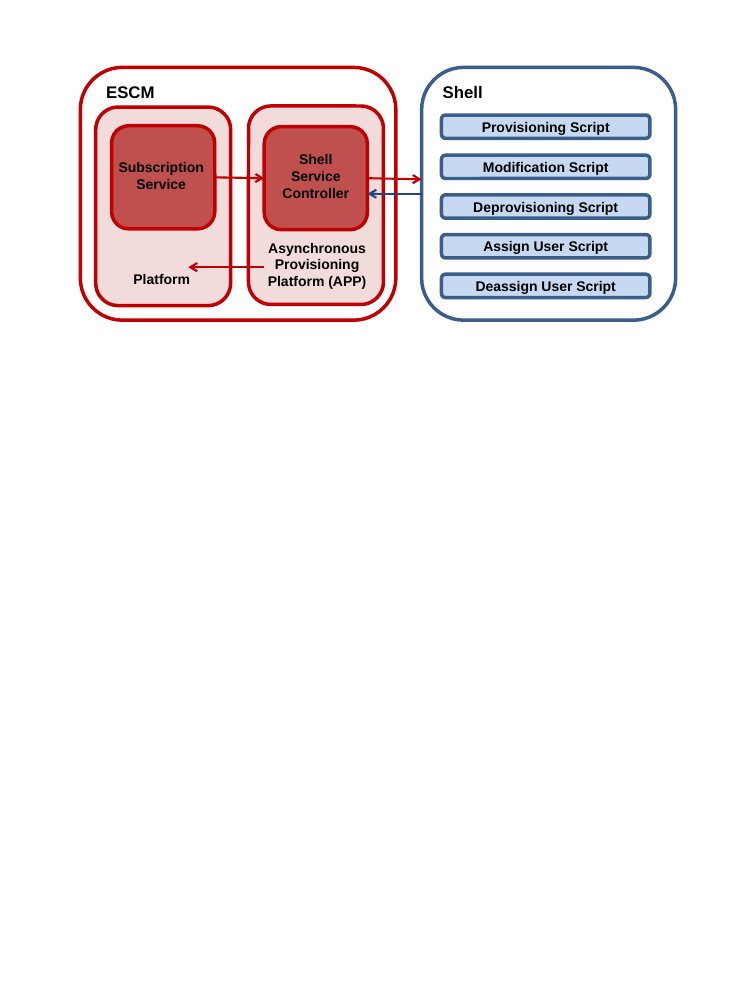
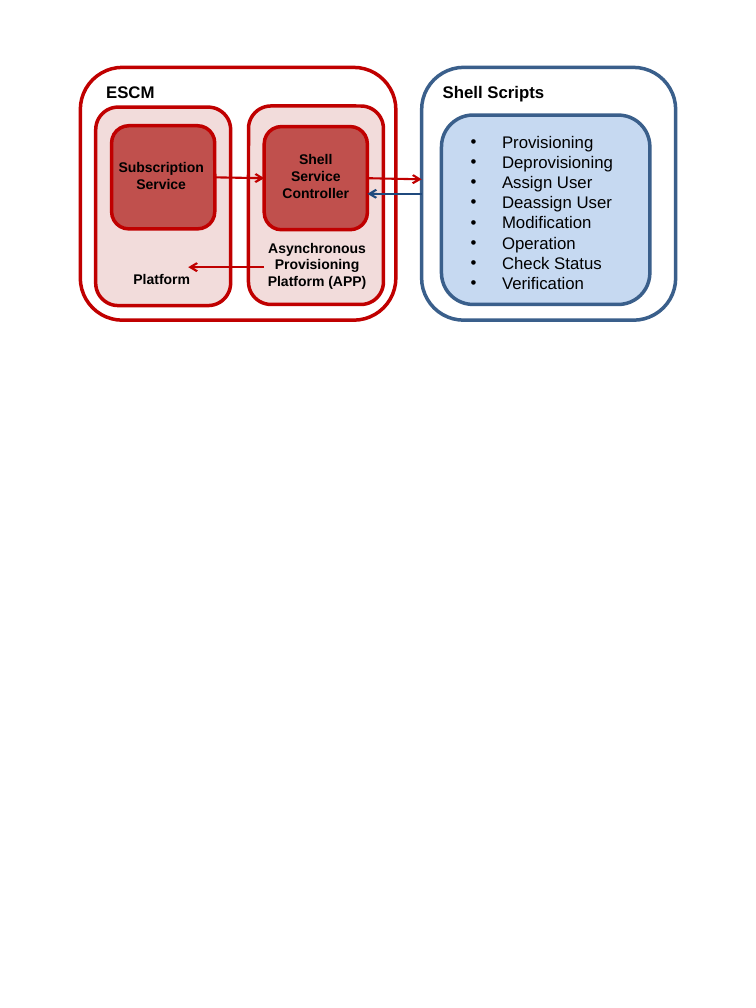
Before and after one commit to servicecatalog/documentation, a slide deck: slide 1 of Development/DocSources/en/ShellIntegrationGuide/_images/images.pptx. Drawn at 756x1008 pixels with LibreOffice and Linux fonts; fonts in the diff are those of the drawing. Boxes give left, top, right and bottom in pixels: in the first picture for what was removed or moved away, otherwise in the second. Text is boxed around its words. In the diff, an @@ line names an element or a change of style, - is before the commit and + after.

Commit message:
Start writing Shell service controller manual

```diff
--- a/Development/DocSources/en/ShellIntegrationGuide/_images/images.pptx
+++ b/Development/DocSources/en/ShellIntegrationGuide/_images/images.pptx
@@ text at <box>443,86,544,102</box>: text changed @@
-Shell
+Shell Scripts
@@ rounded rectangle: place and size @@
-rounded rectangle at <box>442,115,650,138</box>
+rounded rectangle at <box>442,115,650,304</box>
@@ text in rounded rectangle at <box>482,122,610,135</box>: text removed @@
-Provisioning Script
@@ text added at <box>502,136,613,289</box>, 12 pt, text #000000 @@
+• Provisioning
+• Deprovisioning
+• Assign User
+• Deassign User
+• Modification
+• Operation
+• Check Status
+• Verification
@@ rounded rectangle removed at <box>442,155,650,178</box> @@
-Modification Script
@@ rounded rectangle removed at <box>442,195,650,218</box> @@
-Deprovisioning Script
@@ rounded rectangle removed at <box>442,235,650,258</box> @@
-Assign User Script
@@ rounded rectangle removed at <box>442,274,650,297</box> @@
-Deassign User Script
```
Also in this commit, not shown: 1 other slide changed, 1 slide added, 15 other files.
